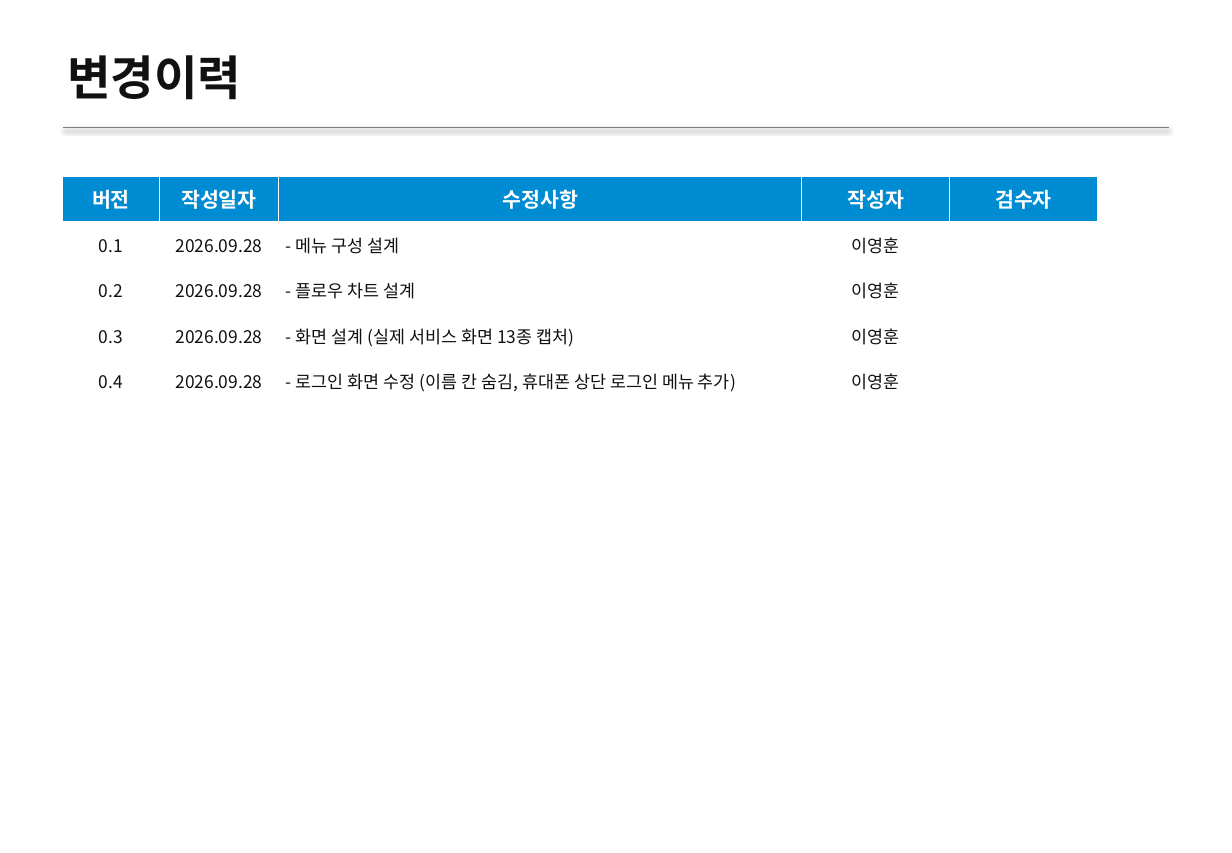
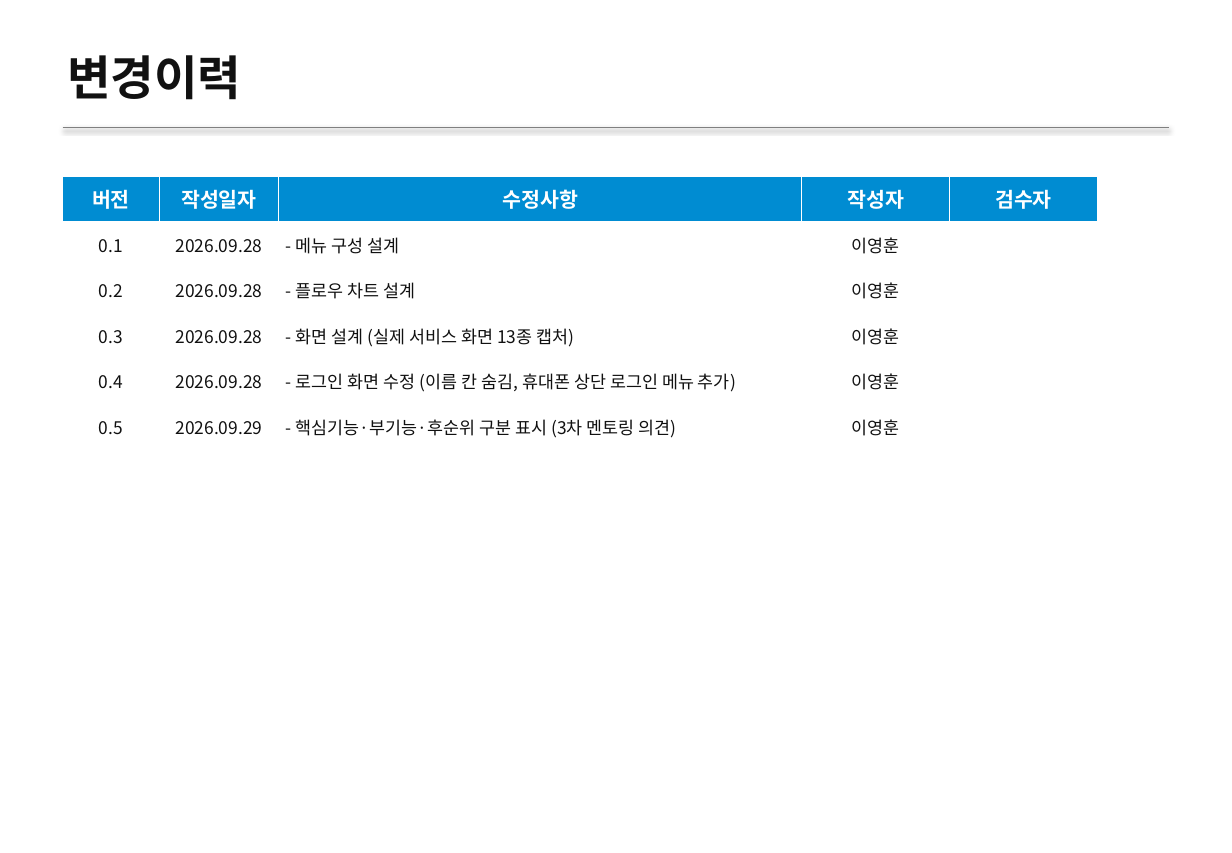
Before and after one commit to lee020304/goodoc-demo, a slide deck: slide 2 of screen/화면설계서_독수리5형제.pptx. Drawn at 1232x853 pixels with LibreOffice and Linux fonts; fonts in the diff are those of the drawing. Boxes give left, top, right and bottom in pixels: in the first picture for what was removed or moved away, otherwise in the second. Text is boxed around its words. In the diff, an @@ line names an element or a change of style, - is before the commit and + after.

```diff
--- a/screen/화면설계서_독수리5형제.pptx
+++ b/screen/화면설계서_독수리5형제.pptx
@@ table at box(63, 176, 1098, 442) @@
+row 6: 0.5 | 2026.09.29 | - 핵심기능·부기능·후순위 구분 표시 (3차 멘토링 의견) | 이영훈 | 
```
Also in this commit, not shown: 12 other slides changed, 29 other files.
